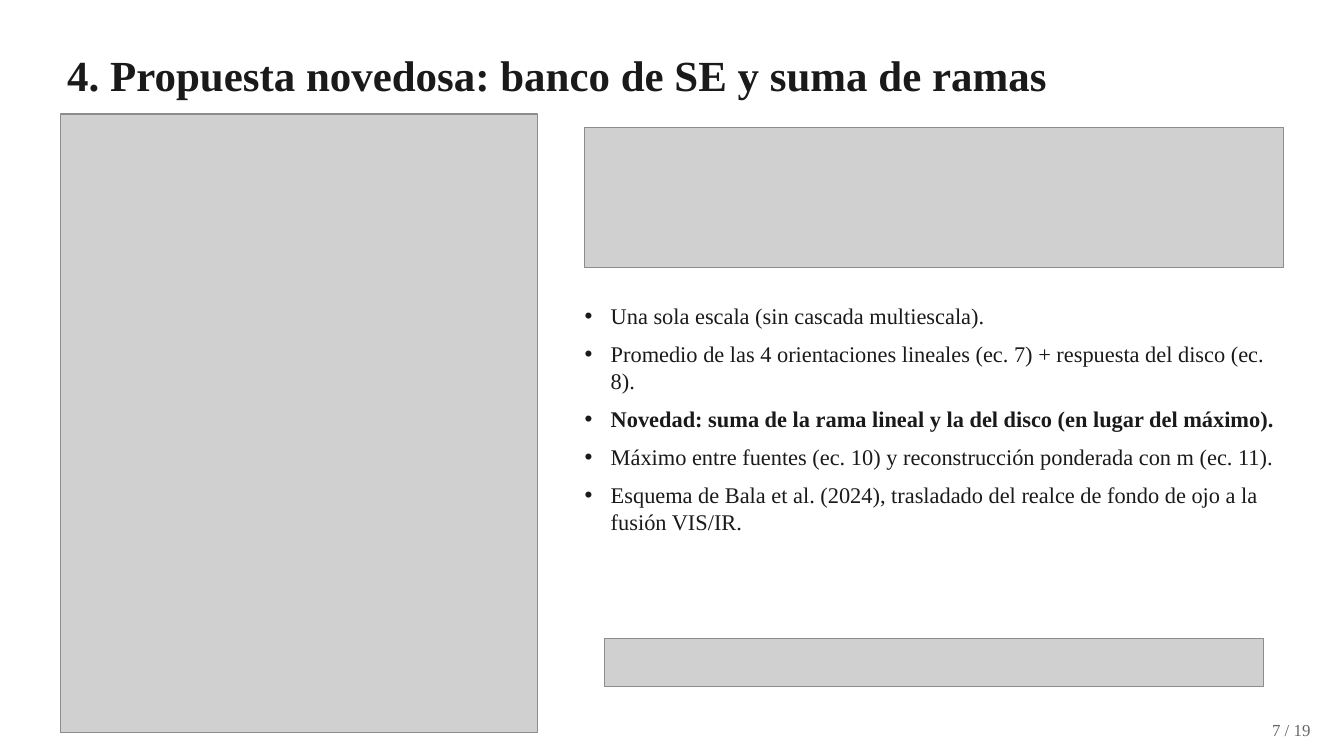
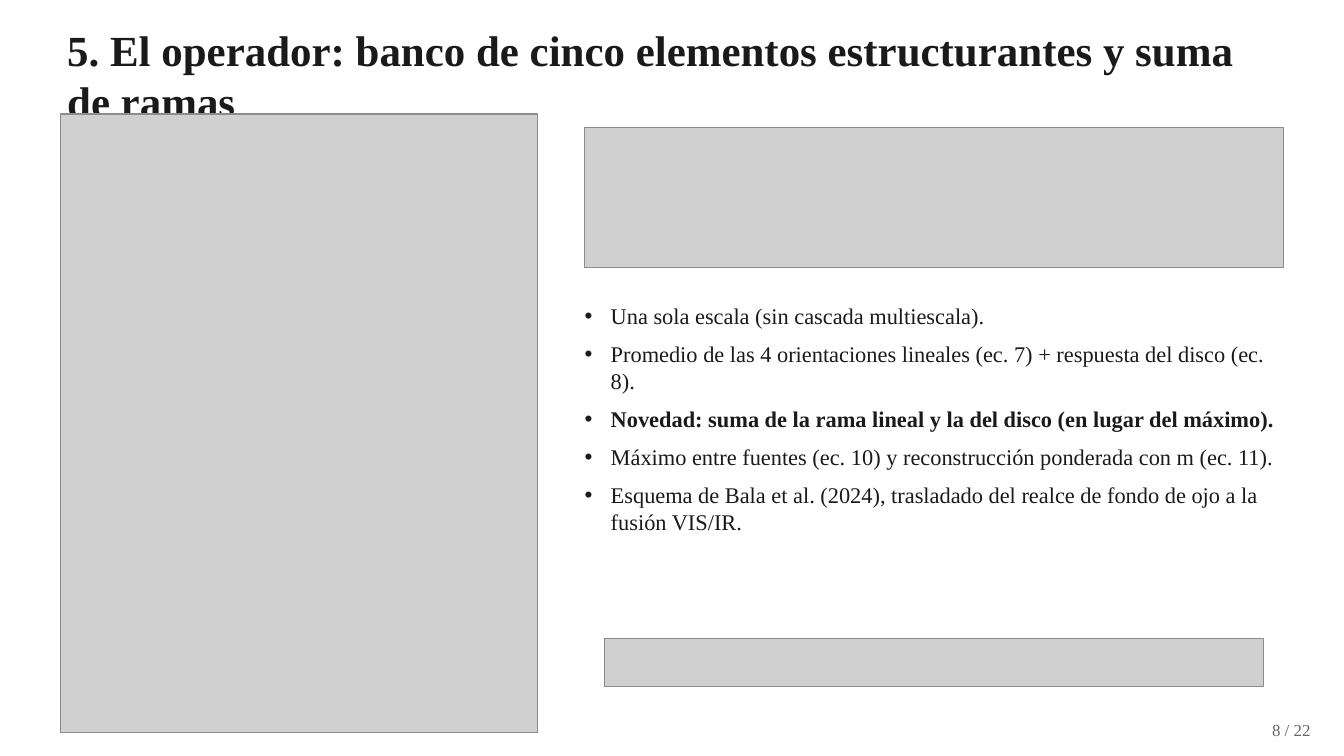
Before and after one commit to YanBajac/TFM_Fusion_Imagenes_Propuesta_Oficial, a slide deck: slide 8 of docs/Tesis_Defensa_Presentacion.pptx (slide 7 before the commit). Drawn at 1344x756 pixels with LibreOffice and Linux fonts; fonts in the diff are those of the drawing; grey boxes stand for pictures. Boxes give left, top, right and bottom in pixels: in the first picture for what was removed or moved away, otherwise in the second. Text is boxed around its words. In the diff, an @@ line names an element or a change of style, - is before the commit and + after.

```diff
--- a/docs/Tesis_Defensa_Presentacion.pptx
+++ b/docs/Tesis_Defensa_Presentacion.pptx
@@ text at (67, 36, 1233, 115): text changed @@
-4. Propuesta novedosa: banco de SE y suma de ramas
+5. El operador: banco de cinco elementos estructurantes y suma de ramas
@@ text at (1272, 725, 1311, 736): text changed @@
-7 / 19
+8 / 22
```
Also in this commit, not shown: 15 other slides changed, 5 slides added, 1 slide removed, 3 other files.
